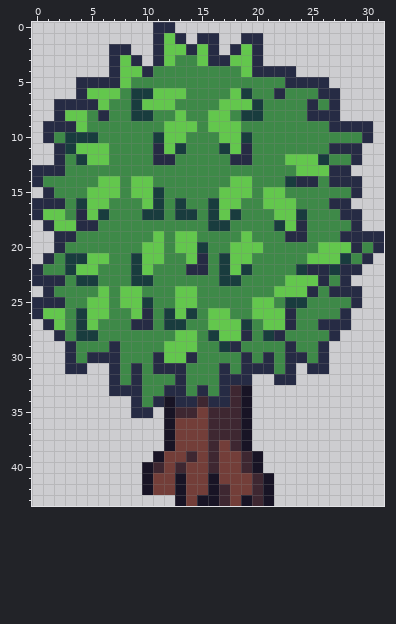
Pixel-art sprite, stored at assets/maiArt/tree0/tree_stage_4.png. The picture above is the old version.
The file is 320x440 pixels, drawn in blocks of 10x10; one block is one cell here.
The result:
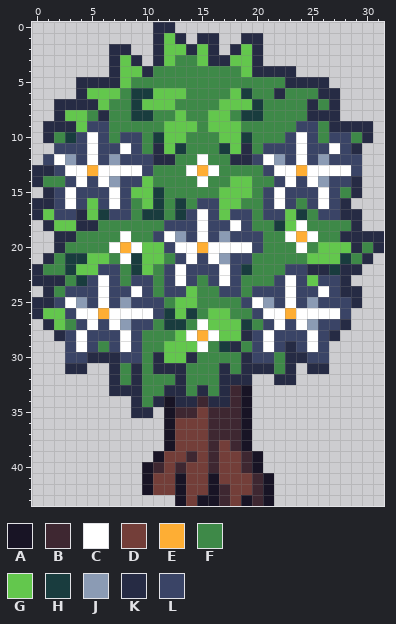
Palette (. is transparent): A #181425  B #3e2731  C #ffffff  D #733e39  E #feae34  F #3e8948  G #63c74d  H #193c3e  J #8b9bb4  K #262b44  L #3a4466
From the commit log: FIX: got rid of trunk (stage 2) and added dynamic resizng
Diff:
y 9: x 5..6 FF -> LL; x 24..25 FF -> LL
y 10: x 4..6 HHF -> LCL; x 8..9 FF -> LL; x 23..25 FFF -> LCL; x 27..28 FF -> LL
y 11: x 2..9 KHGGGFFF -> LLLCLLCL; x 21..28 FFFFFFKK -> LLLCLLCL
y 12: x 1..10 .KFHGGFFFF -> LCJLCLJLLL; x 15 F -> C; x 20..29 FFFGGGHFFK -> LCJLCLJLLL
y 13: x 2..10 KFFFFFFFF -> LCCECCCCL; x 14..16 FFF -> CEC; x 21..29 FFFGGGKK. -> LCCECCCCL
y 14: x 3..9 FFFGGFG -> LCLCJLL; x 15 F -> C; x 22..28 FHKKFKK -> LCLCJLL
y 15: x 2..8 FFFGGGF -> LCLLLCL; x 21..27 GGFFFFF -> LCLLLCL
y 16: x 2..4 KFH -> LCL; x 6..8 GFF -> LCL; x 15..16 FH -> LL; x 21..23 GGG -> LCL; x 25..27 FFK -> LCL
y 17: x 2..3 GF -> LL; x 7..8 FF -> LL; x 14..16 HFH -> LCL; x 18..19 HF -> LL; x 21..22 FG -> LL; x 26..27 FF -> LL
y 18: x 12..19 FFFFHHFF -> LLLCLLCL; x 24 K -> C
y 19: x 8 F -> C; x 11..20 GFGGFFFFGF -> LCJLCLJLLL; x 23..25 KKF -> CEC
y 20: x 7..9 FFF -> CEC; x 12..20 FGGHFFGGG -> LCCECCCCL; x 24 F -> C
y 21: x 8 F -> C; x 13..19 FGKFHGG -> LCLCJLL
y 22: x 6..7 FF -> LL; x 12..18 FFKKFHG -> LCLLLCL; x 23..24 FH -> LL
y 23: x 5..7 HFF -> LCL; x 9..10 HH -> LL; x 12..14 FFF -> LCL; x 16..18 FHH -> LCL; x 22..24 FGG -> LCL; x 26..27 KF -> LL
y 24: x 3..10 FFFGFGGF -> LLLCLLCL; x 12..13 FG -> LL; x 17..18 FF -> LL; x 20..27 FFGGGKFK -> LLLCLLCL
y 25: x 2..11 KFFGGFGGHF -> LCJLCLJLLL; x 19..28 FGGFHHFFFF -> LCJLCLJLLL
y 26: x 3..11 FHGGFFGKF -> LCCECCCCL; x 20..28 GGGKFFFFK -> LCCECCCCL
y 27: x 4..10 HGFFFKK -> LCLCJLL; x 15 F -> C; x 21..27 GGKFFKK -> LCLCJLL
y 28: x 3..9 FHHFFFF -> LCLLLCL; x 14..16 GFH -> CEC; x 20..26 FHKFFFF -> LCLLLCL
y 29: x 3..5 KFF -> LCL; x 7..9 KFF -> LCL; x 15 F -> C; x 20..22 FFF -> LCL; x 24..26 FFK -> LCL
y 30: x 3..4 KF -> LL; x 8..9 FF -> LL; x 20..21 FK -> LL; x 25..26 FK -> LL
Where, in picture pixels (left, top, right, bottom), the same in both pictures:
changed: (43, 121, 362, 363)
